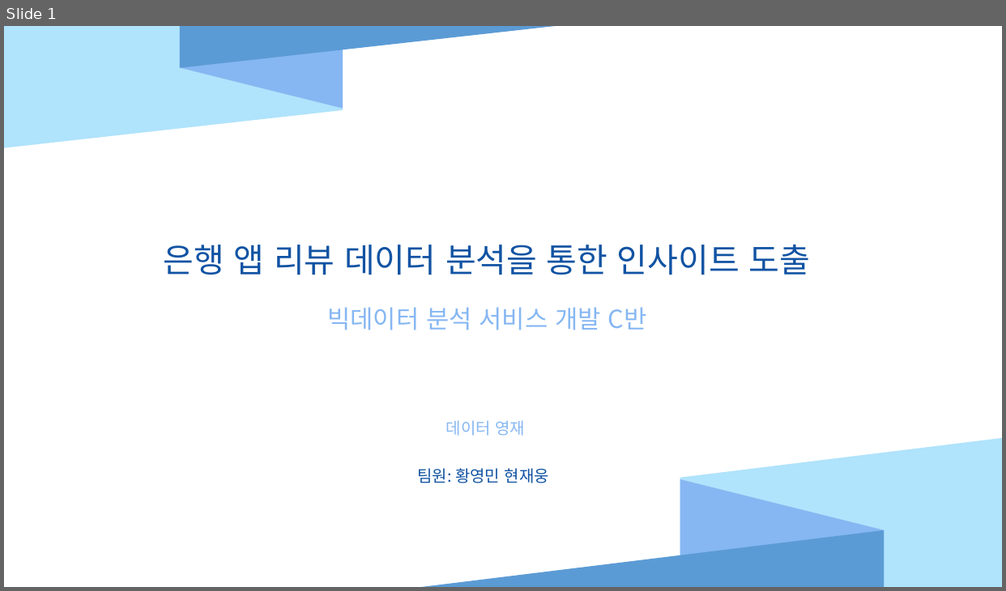
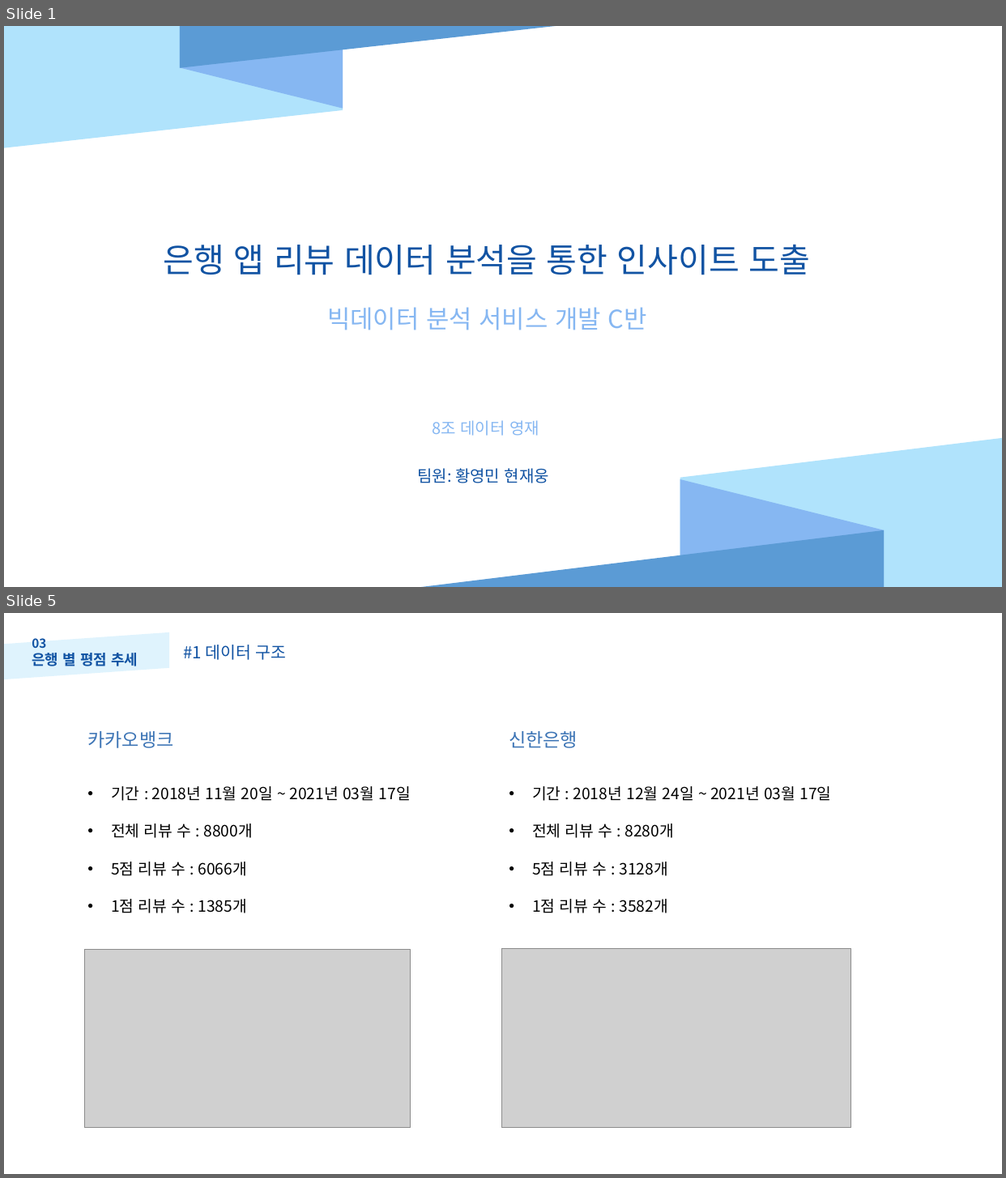
Before and after one commit to Hyun-JaeUng/wordchain, a slide deck: 포르폴리오_데이터영재.pptx. Shown one above the other, each under a label of ours: slide 1 before the commit, slides 1 and 5 after it; the slides between them are not shown. The pictures are 1006x591 and 1006x1178 pixels, drawn with LibreOffice and Linux fonts; fonts in the diff are those of the drawing; grey boxes stand for pictures. Boxes give left, top, right and bottom in pixels: in the first picture for what was removed or moved away, otherwise in the second. Text is boxed around its words. In the diff, an @@ line names an element or a change of style, - is before the commit and + after.

```diff
--- a/포르폴리오_데이터영재.pptx
+++ b/포르폴리오_데이터영재.pptx
@@ slide 5 added at (x1=4, y1=613, x2=1002, y2=1174), background #FFFFFF @@
@@ parallelogram added at (x1=4, y1=632, x2=169, y2=680), fill #B0E3FC at 40% opacity @@
@@ text added at (x1=32, y1=638, x2=138, y2=666), 14 pt, text #1153A3, bold @@
+03
+은행 별 평점 추세
@@ text added at (x1=183, y1=645, x2=287, y2=660), 16 pt, text #1153A3 @@
+#1 데이터 구조
@@ text added at (x1=87, y1=731, x2=173, y2=748), 18 pt, text #3C74B5 @@
+카카오뱅크
@@ text added at (x1=509, y1=731, x2=577, y2=748), 18 pt, text #3C74B5 @@
+신한은행
@@ text added at (x1=111, y1=786, x2=411, y2=914), 15 pt, text #000000 @@
+• 기간 : 2018년 11월 20일 ~ 2021년 03월 17일
+• 전체 리뷰 수 : 8800개
+• 5점 리뷰 수 : 6066개
+• 1점 리뷰 수 : 1385개
@@ text added at (x1=532, y1=786, x2=832, y2=914), 15 pt, text #000000 @@
+• 기간 : 2018년 12월 24일 ~ 2021년 03월 17일
+• 전체 리뷰 수 : 8280개
+• 5점 리뷰 수 : 3128개
+• 1점 리뷰 수 : 3582개
@@ picture added at (x1=85, y1=949, x2=410, y2=1128) @@
@@ picture added at (x1=502, y1=949, x2=851, y2=1128) @@
@@ slide 1 changed as well @@
@@ text at (x1=432, y1=420, x2=539, y2=436): text changed @@
-데이터 영재
+8조 데이터 영재
```
Also in this commit, not shown: 2 other slides changed, 15 other slides added, 6 slides removed, 7 other files.
